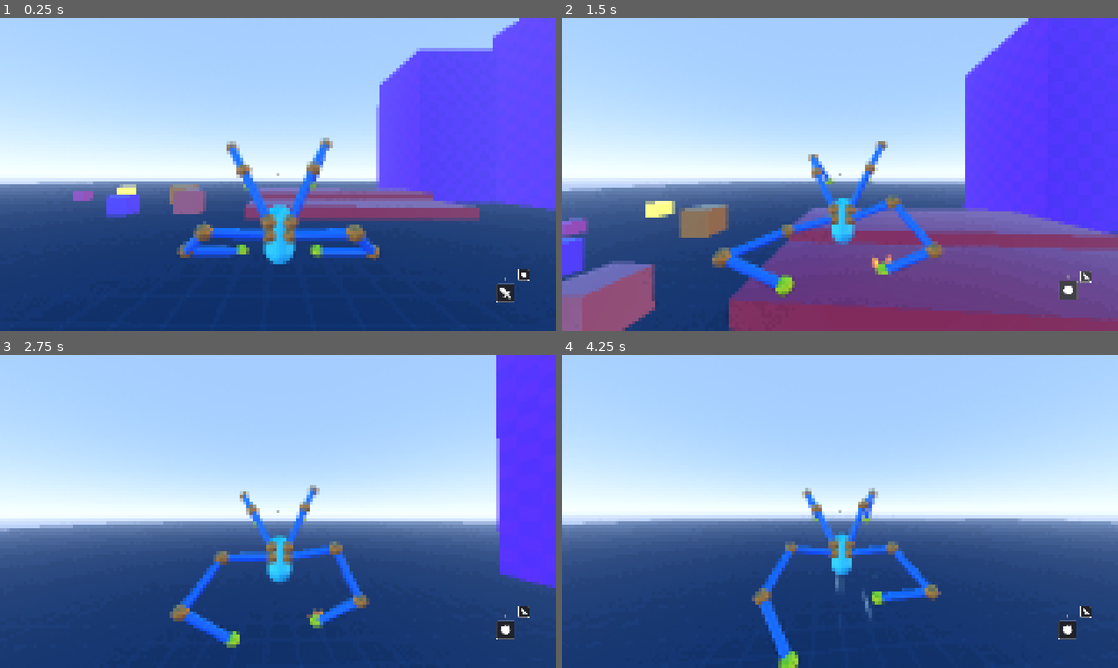
Above: before the commit, frames 1-4 (two rows, left to right).
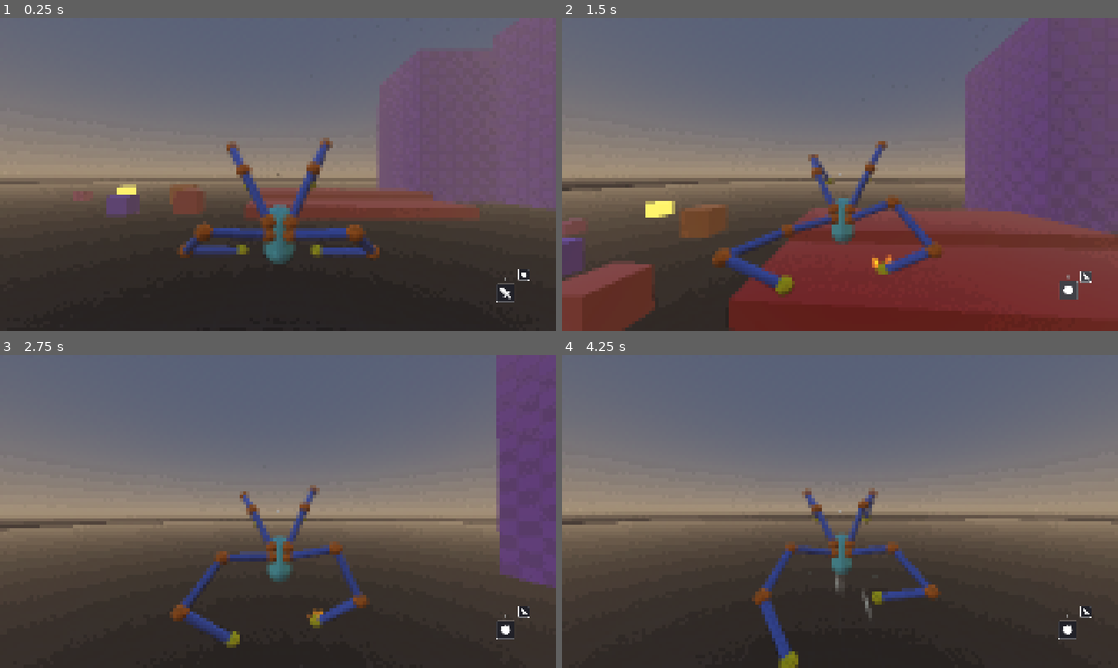
Above: after the commit, the same moments.

Repository: lliamsymonds04/doc-oc
Game: Godot game, scene res://main.tscn
Same seed, same stepped clock (60 frames per second), same inputs: the game is played once before the commit and once after it.
Inputs (mouse positions are in pixels of both pictures, inside the frame that each line leads up to):
- Up to frame 1 (0.25 s): no input
- Up to frame 2 (1.5 s): move the mouse to (867, 174) at 0.52 s; press the mouse at (867, 174) at 0.53 s; hold W (forward) from 0.53 s (still down); tap Space (jump) at 0.77 s; move the mouse to (812, 174) at 1.27 s; release the mouse at (812, 174) at 1.28 s; tap R (mode-switch) at 1.35 s
- Up to frame 3 (2.75 s): keep holding W (forward); tap Space (jump) at 1.52 s; move the mouse to (289, 505) at 2.02 s; hold Right mouse button (right-click) from 2.03 s (still down)
- Up to frame 4 (4.25 s): keep holding W (forward); move the mouse to (834, 517) at 2.77 s; release Right mouse button (right-click) at 2.78 s; tap Shift (sprint) at 2.85 s; tap Space (jump) at 3.02, 3.77 s; move the mouse to (878, 514) at 3.52 s; press the mouse at (878, 514) at 3.53 s

The runs differ from the first frame. In frame 1, 100% of the frame differs, in the area x 0-100%, y 0-100%; in frame 2, 100%; in frame 3, 100%; in frame 4, 100%.

Commit message:
feat: made world yellow instead of blue

Diff:
--- a/main.tscn
+++ b/main.tscn
@@ -12,58 +12,15 @@
 [ext_resource type="PackedScene" uid="uid://dqbd8ih3ynaal" path="res://systems/enemy/basic_enemy.tscn" id="10_4c57u"]
 [ext_resource type="Script" uid="uid://bdtssx7vpj7jn" path="res://systems/enemy/dummy.gd" id="11_efxa6"]
 [ext_resource type="Script" uid="uid://ctgilxfxha04r" path="res://main.gd" id="12_main"]
-[ext_resource type="Shader" path="res://shaders/pixelate.gdshader" id="13_pixel"]
-
-[sub_resource type="StandardMaterial3D" id="FloorMat"]
-albedo_texture = ExtResource("1_h2yge")
-roughness = 0.85
-uv1_scale = Vector3(0.5, 0.5, 0.5)
-uv1_triplanar = true
-uv1_world_triplanar = true
-
-[sub_resource type="StandardMaterial3D" id="BoxMat_red"]
-albedo_color = Color(0.92, 0.22, 0.25, 1)
-roughness = 0.45
-
-[sub_resource type="StandardMaterial3D" id="BoxMat_orange"]
-albedo_color = Color(1, 0.55, 0.12, 1)
-roughness = 0.45
-
-[sub_resource type="BoxShape3D" id="BoxShape3D_orange"]
-size = Vector3(2, 2, 2)
-
-[sub_resource type="StandardMaterial3D" id="BoxMat_yellow"]
-albedo_color = Color(1, 0.82, 0.2, 1)
-roughness = 0.4
-emission_enabled = true
-emission = Color(1, 0.75, 0.25, 1)
-emission_energy_multiplier = 1.2
-
-[sub_resource type="BoxShape3D" id="BoxShape3D_m2c1y"]
-size = Vector3(1.5, 1.5, 1.5)
-
-[sub_resource type="StandardMaterial3D" id="BoxMat_pink"]
-albedo_color = Color(1, 0.32, 0.62, 1)
-roughness = 0.45
-
-[sub_resource type="BoxShape3D" id="BoxShape3D_pink"]
-
-[sub_resource type="StandardMaterial3D" id="BoxMat_purple"]
-albedo_color = Color(0.62, 0.33, 1, 1)
-roughness = 0.45
-
-[sub_resource type="Resource" id="Resource_b5y0m"]
-script = ExtResource("3_kek77")
-metadata/_custom_type_script = "uid://0id6ded7pmn5"
+[ext_resource type="Shader" uid="uid://cagkf5o8es3pp" path="res://shaders/pixelate.gdshader" id="13_pixel"]
 
 [sub_resource type="ProceduralSkyMaterial" id="ProceduralSkyMaterial_1"]
-sky_top_color = Color(0.16, 0.38, 0.92, 1)
-sky_horizon_color = Color(0.85, 0.9, 1, 1)
-ground_bottom_color = Color(0.15, 0.2, 0.38, 1)
-ground_horizon_color = Color(0.85, 0.9, 1, 1)
+sky_top_color = Color(0.26, 0.28, 0.34, 1)
+sky_horizon_color = Color(0.48, 0.42, 0.35, 1)
+ground_bottom_color = Color(0.1, 0.09, 0.1, 1)
+ground_horizon_color = Color(0.47843137, 0.41960785, 0.34901962, 1)
 sun_angle_max = 10.0
 sun_curve = 0.08
-energy_multiplier = 1.1
 
 [sub_resource type="Sky" id="Sky_1"]
 sky_material = SubResource("ProceduralSkyMaterial_1")
@@ -73,7 +30,7 @@
 background_mode = 2
 sky = SubResource("Sky_1")
 ambient_light_source = 3
-ambient_light_energy = 1.15
+ambient_light_energy = 0.25
 reflected_light_source = 2
 tonemap_mode = 2
 ssao_enabled = true
@@ -82,13 +39,54 @@
 glow_bloom = 0.1
 glow_hdr_threshold = 0.9
 fog_enabled = true
-fog_light_color = Color(0.72, 0.82, 1, 1)
-fog_density = 0.002
-fog_sky_affect = 0.4
+fog_light_color = Color(0.48, 0.42, 0.35, 1)
+fog_density = 0.012
+fog_sky_affect = 0.0
 adjustment_enabled = true
 adjustment_brightness = 1.02
 adjustment_contrast = 1.06
-adjustment_saturation = 1.16
+
+[sub_resource type="StandardMaterial3D" id="FloorMat"]
+albedo_texture = ExtResource("1_h2yge")
+roughness = 0.85
+uv1_scale = Vector3(0.5, 0.5, 0.5)
+uv1_triplanar = true
+uv1_world_triplanar = true
+
+[sub_resource type="StandardMaterial3D" id="BoxMat_red"]
+albedo_color = Color(0.92, 0.22, 0.25, 1)
+roughness = 0.45
+
+[sub_resource type="StandardMaterial3D" id="BoxMat_orange"]
+albedo_color = Color(1, 0.55, 0.12, 1)
+roughness = 0.45
+
+[sub_resource type="BoxShape3D" id="BoxShape3D_orange"]
+size = Vector3(2, 2, 2)
+
+[sub_resource type="StandardMaterial3D" id="BoxMat_yellow"]
+albedo_color = Color(1, 0.82, 0.2, 1)
+roughness = 0.4
+emission_enabled = true
+emission = Color(1, 0.75, 0.25, 1)
+emission_energy_multiplier = 1.2
+
+[sub_resource type="BoxShape3D" id="BoxShape3D_m2c1y"]
+size = Vector3(1.5, 1.5, 1.5)
+
+[sub_resource type="StandardMaterial3D" id="BoxMat_pink"]
+albedo_color = Color(1, 0.32, 0.62, 1)
+roughness = 0.45
+
+[sub_resource type="BoxShape3D" id="BoxShape3D_pink"]
+
+[sub_resource type="StandardMaterial3D" id="BoxMat_purple"]
+albedo_color = Color(0.62, 0.33, 1, 1)
+roughness = 0.45
+
+[sub_resource type="Resource" id="Resource_b5y0m"]
+script = ExtResource("3_kek77")
+metadata/_custom_type_script = "uid://0id6ded7pmn5"
 
 [sub_resource type="StandardMaterial3D" id="StandardMaterial3D_m2c1y"]
 vertex_color_use_as_albedo = true
@@ -96,10 +94,6 @@
 uv1_scale = Vector3(0.5, 0.5, 0.5)
 uv1_triplanar = true
 uv1_world_triplanar = true
-
-[sub_resource type="StandardMaterial3D" id="BoxMat_coral"]
-albedo_color = Color(1, 0.45, 0.4, 1)
-roughness = 0.45
 
 [sub_resource type="ShaderMaterial" id="ShaderMaterial_pixel"]
 shader = ExtResource("13_pixel")
@@ -108,19 +102,27 @@
 shader_parameter/dithering = 0.5
 shader_parameter/saturation = 1.0
 shader_parameter/contrast = 1.0
-shader_parameter/shadow_tint = Color(0.05, 0.12, 0.18, 1)
-shader_parameter/highlight_tint = Color(0.22, 0.12, 0.03, 1)
+shader_parameter/shadow_tint = Color(0.03, 0.035, 0.055, 1)
+shader_parameter/highlight_tint = Color(0.22, 0.15, 0.09, 1)
 shader_parameter/split_strength = 0.05
 shader_parameter/split_balance = 0.5
 
+[sub_resource type="StandardMaterial3D" id="BoxMat_coral"]
+albedo_color = Color(1, 0.45, 0.4, 1)
+roughness = 0.45
+
 [node name="Main" type="Node3D" unique_id=1606965912]
 script = ExtResource("12_main")
 
 [node name="Sun" type="DirectionalLight3D" parent="." unique_id=145132705]
 transform = Transform3D(0.819152, 0, 0.5735764, 0.4055798, 0.7071068, -0.579228, -0.4055798, 0.7071068, 0.579228, 0, 12, 0)
-light_color = Color(1, 0.83137256, 0.38431373, 1)
+light_color = Color(1, 0.78, 0.55, 1)
+light_energy = 1.5
 shadow_enabled = true
 directional_shadow_max_distance = 80.0
+
+[node name="WorldEnvironment" type="WorldEnvironment" parent="." unique_id=415060811]
+environment = SubResource("Environment_m2c1y")
 
 [node name="Floor" type="CSGBox3D" parent="." unique_id=94500922]
 use_collision = true
@@ -188,9 +190,6 @@
 step_vfx = ExtResource("3_lquwl")
 step_sound = ExtResource("4_7mycd")
 servo_sound = ExtResource("5_3rvo")
-
-[node name="WorldEnvironment" type="WorldEnvironment" parent="." unique_id=415060811]
-environment = SubResource("Environment_m2c1y")
 
 [node name="CSGCombiner3D" type="CSGCombiner3D" parent="." unique_id=428718861]
 use_collision = true
--- a/shaders/pixelate.gdshader
+++ b/shaders/pixelate.gdshader
@@ -8,8 +8,8 @@
 uniform float saturation : hint_range(0.0, 2.0, 0.1) = 1.0;
 uniform float contrast : hint_range(0.0, 2.0, 0.1) = 1.0;
 
-uniform vec3 shadow_tint : source_color = vec3(0.05, 0.12, 0.18);     // teal-ish shadows
-uniform vec3 highlight_tint : source_color = vec3(0.22, 0.12, 0.03);  // warm orange highlights
+uniform vec3 shadow_tint : source_color = vec3(0.03, 0.035, 0.055);  // cold grey shadows
+uniform vec3 highlight_tint : source_color = vec3(0.22, 0.15, 0.09);  // muted amber highlights
 uniform float split_strength : hint_range(0.0, 1.0, 0.05) = 0.05;
 uniform float split_balance : hint_range(0.0, 1.0, 0.05) = 0.5;       // where dark meets bright
 
